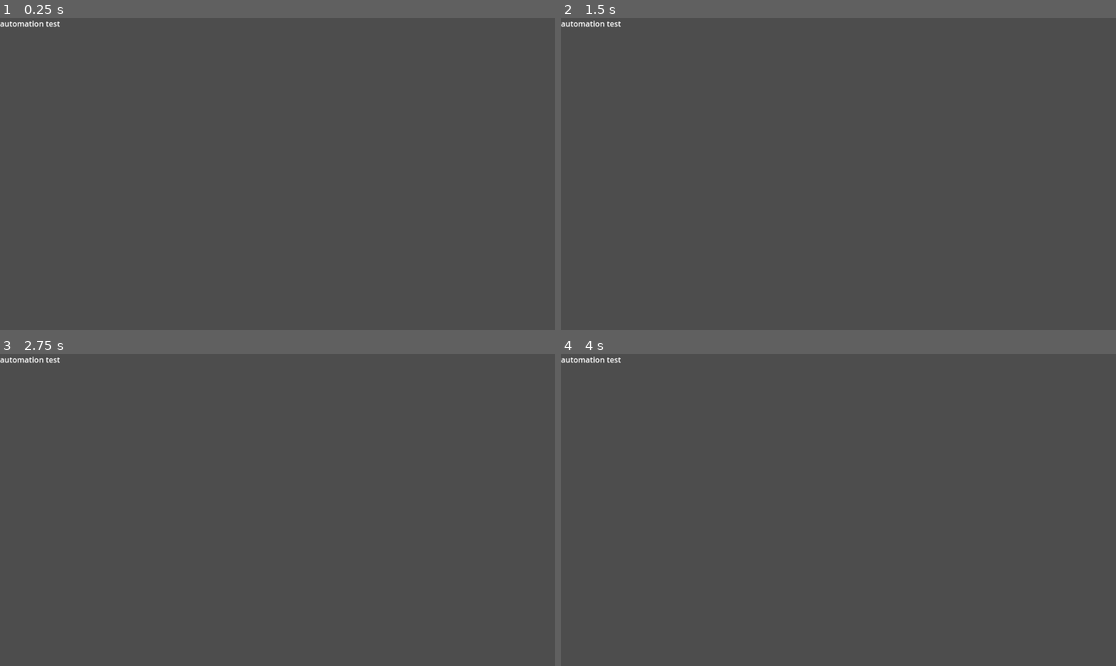
Above: before the commit, frames 1-4 (two rows, left to right).
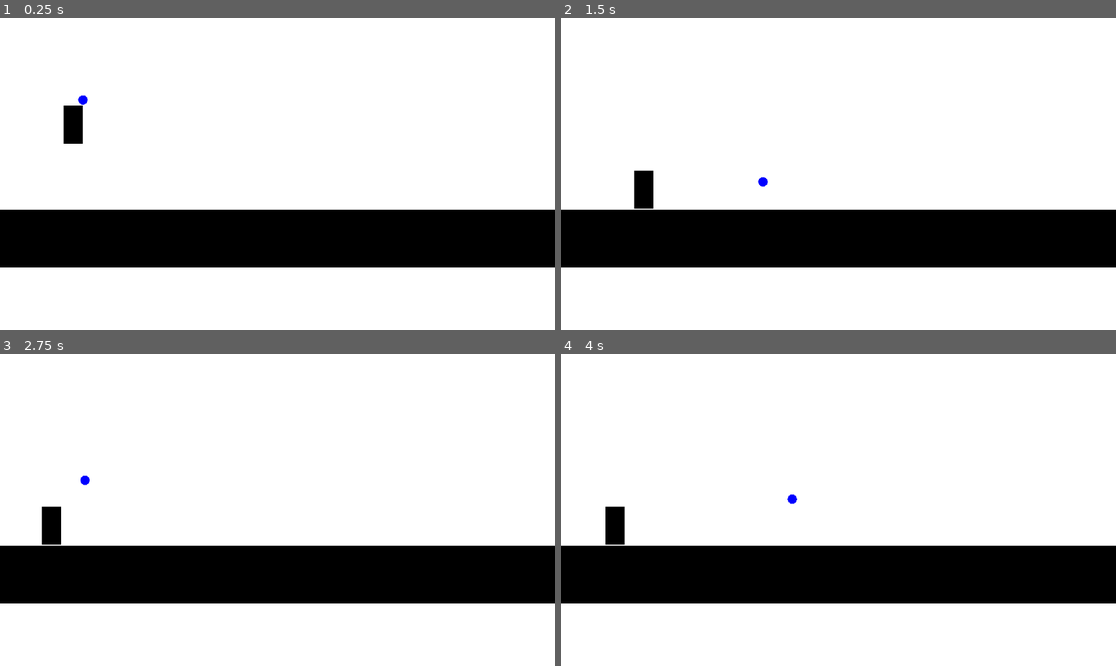
Above: after the commit, the same moments.

Repository: BaconEggsRL/ld56
Game: Godot game, scene res://game.tscn
Two runs of this game, one before a commit and one after it. Both use one fixed random seed, a clock stepped at 60 frames per second and the inputs below.
Inputs:
- Up to frame 1 (0.25 s): no input
- Up to frame 2 (1.5 s): tap Enter (ui_accept) at 0.5, 0.77, 0.8, 1.07, 1.35 s; hold Right (ui_right) from 0.53 s (still down); tap Ctrl (change_control, bound only after the commit) at 0.6 s
- Up to frame 3 (2.75 s): tap Enter (ui_accept) at 1.52, 1.82, 2.3 s; tap Ctrl (change_control, bound only after the commit) at 1.55, 2.1 s; release Right (ui_right) at 2.03 s; hold Left (ui_left) from 2.03 s (still down)
- Up to frame 4 (4 s): release Left (ui_left) at 2.78 s; hold Right (ui_right) from 2.78 s (still down); tap Ctrl (change_control, bound only after the commit) at 2.85 s; tap Enter (ui_accept) at 3.02, 3.32, 3.6, 3.77 s

The runs differ from the first frame. In frame 1, 100% of the frame differs, in the area x 0-100%, y 0-100%; in frame 2, 100%; in frame 3, 100%; in frame 4, 100%.

Commit message:
init

Diff:
--- /dev/null
+++ b/components/HealthComponent.tscn
@@ -0,0 +1,6 @@
+[gd_scene load_steps=2 format=3 uid="uid://d08wma5j0vavw"]
+
+[ext_resource type="Script" path="res://components/health_component.gd" id="1_kl3e1"]
+
+[node name="HealthComponent" type="Node"]
+script = ExtResource("1_kl3e1")
--- /dev/null
+++ b/components/health_component.gd
@@ -0,0 +1,12 @@
+class_name HealthComponent
+extends Node
+
+
+# Called when the node enters the scene tree for the first time.
+func _ready() -> void:
+	pass # Replace with function body.
+
+
+# Called every frame. 'delta' is the elapsed time since the previous frame.
+func _process(delta: float) -> void:
+	pass
--- /dev/null
+++ b/entities/friend.gd
@@ -0,0 +1,58 @@
+extends CharacterBody2D
+
+
+var SPEED = 300.0
+var JUMP_VELOCITY = -400.0
+var FOLLOW_SPEED = 4.0
+
+@export var player : CharacterBody2D
+@onready var following_player : bool = true
+
+var y_offset = 10
+
+
+
+func _on_changed_control(player_controlled):
+	self.following_player = player_controlled
+	if self.following_player:
+		self.collision_layer = 0
+	else:
+		self.collision_layer = 2
+		print(self.collision_layer)
+
+
+
+
+
+func _ready() -> void:
+	self.SPEED = player.SPEED
+	self.JUMP_VELOCITY = player.JUMP_VELOCITY
+	player.changed_control.connect(_on_changed_control)
+
+
+func _physics_process(delta: float) -> void:
+
+
+	if not following_player:
+		# Add the gravity.
+		if not is_on_floor():
+			velocity += get_gravity() * delta
+
+		# Handle jump.
+		if Input.is_action_just_pressed("ui_accept") and is_on_floor():
+			velocity.y = JUMP_VELOCITY
+
+		# Get the input direction and handle the movement/deceleration.
+		# As good practice, you should replace UI actions with custom gameplay actions.
+		var direction := Input.get_axis("ui_left", "ui_right")
+		if direction:
+			velocity.x = direction * SPEED
+		else:
+			velocity.x = move_toward(velocity.x, 0, SPEED)
+
+		move_and_slide()
+
+	else:
+		var player_pos = player.position
+		var follow_pos = player_pos + Vector2(0, -y_offset*10)
+		self.position = self.position.lerp(follow_pos, delta * FOLLOW_SPEED)
--- /dev/null
+++ b/entities/friend.tscn
@@ -0,0 +1,21 @@
+[gd_scene load_steps=4 format=3 uid="uid://cgf7ujs3uu2pv"]
+
+[ext_resource type="Script" path="res://entities/friend.gd" id="1_2fenn"]
+[ext_resource type="Script" path="res://tools/regular_polygon_2d.gd" id="1_sm4jb"]
+
+[sub_resource type="CircleShape2D" id="CircleShape2D_8oepp"]
+
+[node name="friend" type="CharacterBody2D"]
+collision_layer = 2
+collision_mask = 2
+script = ExtResource("1_2fenn")
+
+[node name="RegularPolygon2D" type="Polygon2D" parent="."]
+color = Color(0, 0, 1, 1)
+polygon = PackedVector2Array(10, 0, 8.09017, 5.87785, 3.09017, 9.51056, -3.09017, 9.51056, -8.09017, 5.87785, -10, 1.22461e-15, -8.09017, -5.87785, -3.09017, -9.51056, 3.09017, -9.51056, 8.09017, -5.87785)
+script = ExtResource("1_sm4jb")
+sides = 10
+radius = 10.0
+
+[node name="CollisionShape2D" type="CollisionShape2D" parent="."]
+shape = SubResource("CircleShape2D_8oepp")
--- /dev/null
+++ b/entities/player.gd
@@ -0,0 +1,39 @@
+extends CharacterBody2D
+
+
+const SPEED = 300.0
+const JUMP_VELOCITY = -400.0
+
+@onready var player_controlled = true
+signal changed_control
+
+
+func _physics_process(delta: float) -> void:
+
+	# Check if changing input
+	if Input.is_action_just_pressed("change_control") and is_on_floor():
+		player_controlled = not player_controlled
+		changed_control.emit(player_controlled)
+
+
+	# Add the gravity.
+	if not is_on_floor():
+		velocity += get_gravity() * delta
+
+	if player_controlled:
+		# Handle jump.
+		if Input.is_action_just_pressed("ui_accept") and is_on_floor():
+			velocity.y = JUMP_VELOCITY
+
+		# Get the input direction and handle the movement/deceleration.
+		# As good practice, you should replace UI actions with custom gameplay actions.
+		var direction := Input.get_axis("ui_left", "ui_right")
+		if direction:
+			velocity.x = direction * SPEED
+		else:
+			velocity.x = move_toward(velocity.x, 0, SPEED)
+
+	else:
+		velocity.x = move_toward(velocity.x, 0, SPEED)
+
+	move_and_slide()
--- /dev/null
+++ b/entities/player.tscn
@@ -0,0 +1,19 @@
+[gd_scene load_steps=3 format=3 uid="uid://cyfn0qt3k4q2i"]
+
+[ext_resource type="Script" path="res://entities/player.gd" id="1_2rdnr"]
+
+[sub_resource type="RectangleShape2D" id="RectangleShape2D_kfmy4"]
+size = Vector2(40, 79)
+
+[node name="player" type="CharacterBody2D"]
+script = ExtResource("1_2rdnr")
+
+[node name="ColorRect" type="ColorRect" parent="."]
+offset_left = -20.0
+offset_top = -79.0
+offset_right = 20.0
+color = Color(0, 0, 0, 1)
+
+[node name="CollisionShape2D" type="CollisionShape2D" parent="."]
+position = Vector2(0, -39.5)
+shape = SubResource("RectangleShape2D_kfmy4")
--- a/game.tscn
+++ b/game.tscn
@@ -1,8 +1,43 @@
-[gd_scene format=3 uid="uid://6b2hd2hrhx83"]
+[gd_scene load_steps=4 format=3 uid="uid://6b2hd2hrhx83"]
+
+[ext_resource type="PackedScene" uid="uid://cyfn0qt3k4q2i" path="res://entities/player.tscn" id="1_fln6j"]
+[ext_resource type="PackedScene" uid="uid://cgf7ujs3uu2pv" path="res://entities/friend.tscn" id="2_fmk3c"]
+
+[sub_resource type="RectangleShape2D" id="RectangleShape2D_2spsc"]
+size = Vector2(1210, 118)
 
 [node name="game" type="Node2D"]
 
-[node name="Label" type="Label" parent="."]
-offset_right = 471.0
-offset_bottom = 23.0
-text = "automation test"
+[node name="Control" type="Control" parent="."]
+layout_mode = 3
+anchors_preset = 0
+offset_right = 40.0
+offset_bottom = 40.0
+
+[node name="ColorRect" type="ColorRect" parent="Control"]
+custom_minimum_size = Vector2(1152, 648)
+layout_mode = 0
+offset_right = 40.0
+offset_bottom = 40.0
+
+[node name="StaticBody2D" type="StaticBody2D" parent="."]
+collision_layer = 3
+collision_mask = 3
+
+[node name="CollisionShape2D" type="CollisionShape2D" parent="StaticBody2D"]
+position = Vector2(580, 455)
+shape = SubResource("RectangleShape2D_2spsc")
+
+[node name="ColorRect" type="ColorRect" parent="StaticBody2D"]
+offset_left = -27.0
+offset_top = 398.0
+offset_right = 1189.0
+offset_bottom = 518.0
+color = Color(0, 0, 0, 1)
+
+[node name="friend" parent="." node_paths=PackedStringArray("player") instance=ExtResource("2_fmk3c")]
+position = Vector2(209, 220)
+player = NodePath("../player")
+
+[node name="player" parent="." instance=ExtResource("1_fln6j")]
+position = Vector2(152, 232)
--- a/project.godot
+++ b/project.godot
@@ -15,6 +15,46 @@
 config/features=PackedStringArray("4.3", "GL Compatibility")
 config/icon="res://icon.svg"
 
+[input]
+
+ui_left={
+"deadzone": 0.5,
+"events": [Object(InputEventKey,"resource_local_to_scene":false,"resource_name":"","device":0,"window_id":0,"alt_pressed":false,"shift_pressed":false,"ctrl_pressed":false,"meta_pressed":false,"pressed":false,"keycode":4194319,"physical_keycode":0,"key_label":0,"unicode":0,"location":0,"echo":false,"script":null)
+, Object(InputEventJoypadButton,"resource_local_to_scene":false,"resource_name":"","device":0,"button_index":13,"pressure":0.0,"pressed":false,"script":null)
+, Object(InputEventJoypadMotion,"resource_local_to_scene":false,"resource_name":"","device":0,"axis":0,"axis_value":-1.0,"script":null)
+, Object(InputEventKey,"resource_local_to_scene":false,"resource_name":"","device":-1,"window_id":0,"alt_pressed":false,"shift_pressed":false,"ctrl_pressed":false,"meta_pressed":false,"pressed":false,"keycode":0,"physical_keycode":65,"key_label":0,"unicode":97,"location":0,"echo":false,"script":null)
+]
+}
+ui_right={
+"deadzone": 0.5,
+"events": [Object(InputEventKey,"resource_local_to_scene":false,"resource_name":"","device":0,"window_id":0,"alt_pressed":false,"shift_pressed":false,"ctrl_pressed":false,"meta_pressed":false,"pressed":false,"keycode":4194321,"physical_keycode":0,"key_label":0,"unicode":0,"location":0,"echo":false,"script":null)
+, Object(InputEventJoypadButton,"resource_local_to_scene":false,"resource_name":"","device":0,"button_index":14,"pressure":0.0,"pressed":false,"script":null)
+, Object(InputEventJoypadMotion,"resource_local_to_scene":false,"resource_name":"","device":0,"axis":0,"axis_value":1.0,"script":null)
+, Object(InputEventKey,"resource_local_to_scene":false,"resource_name":"","device":-1,"window_id":0,"alt_pressed":false,"shift_pressed":false,"ctrl_pressed":false,"meta_pressed":false,"pressed":false,"keycode":0,"physical_keycode":68,"key_label":0,"unicode":100,"location":0,"echo":false,"script":null)
+]
+}
+ui_up={
+"deadzone": 0.5,
+"events": [Object(InputEventKey,"resource_local_to_scene":false,"resource_name":"","device":0,"window_id":0,"alt_pressed":false,"shift_pressed":false,"ctrl_pressed":false,"meta_pressed":false,"pressed":false,"keycode":4194320,"physical_keycode":0,"key_label":0,"unicode":0,"location":0,"echo":false,"script":null)
+, Object(InputEventJoypadButton,"resource_local_to_scene":false,"resource_name":"","device":0,"button_index":11,"pressure":0.0,"pressed":false,"script":null)
+, Object(InputEventJoypadMotion,"resource_local_to_scene":false,"resource_name":"","device":0,"axis":1,"axis_value":-1.0,"script":null)
+, Object(InputEventKey,"resource_local_to_scene":false,"resource_name":"","device":-1,"window_id":0,"alt_pressed":false,"shift_pressed":false,"ctrl_pressed":false,"meta_pressed":false,"pressed":false,"keycode":0,"physical_keycode":87,"key_label":0,"unicode":119,"location":0,"echo":false,"script":null)
+]
+}
+ui_down={
+"deadzone": 0.5,
+"events": [Object(InputEventKey,"resource_local_to_scene":false,"resource_name":"","device":0,"window_id":0,"alt_pressed":false,"shift_pressed":false,"ctrl_pressed":false,"meta_pressed":false,"pressed":false,"keycode":4194322,"physical_keycode":0,"key_label":0,"unicode":0,"location":0,"echo":false,"script":null)
+, Object(InputEventJoypadButton,"resource_local_to_scene":false,"resource_name":"","device":0,"button_index":12,"pressure":0.0,"pressed":false,"script":null)
+, Object(InputEventJoypadMotion,"resource_local_to_scene":false,"resource_name":"","device":0,"axis":1,"axis_value":1.0,"script":null)
+, Object(InputEventKey,"resource_local_to_scene":false,"resource_name":"","device":-1,"window_id":0,"alt_pressed":false,"shift_pressed":false,"ctrl_pressed":false,"meta_pressed":false,"pressed":false,"keycode":0,"physical_keycode":83,"key_label":0,"unicode":115,"location":0,"echo":false,"script":null)
+]
+}
+change_control={
+"deadzone": 0.5,
+"events": [Object(InputEventKey,"resource_local_to_scene":false,"resource_name":"","device":-1,"window_id":0,"alt_pressed":false,"shift_pressed":false,"ctrl_pressed":false,"meta_pressed":false,"pressed":false,"keycode":0,"physical_keycode":4194326,"key_label":0,"unicode":0,"location":0,"echo":false,"script":null)
+]
+}
+
 [rendering]
 
 renderer/rendering_method="gl_compatibility"
--- /dev/null
+++ b/tools/SuperCollisionPolygon2D.tscn
@@ -0,0 +1,10 @@
+[gd_scene load_steps=2 format=3 uid="uid://ct2m2y37aq6k8"]
+
+[ext_resource type="Script" path="res://tools/super_collision_polygon_2d.gd" id="1_dyvw0"]
+
+[node name="SuperCollisionPolygon2D" type="CollisionPolygon2D"]
+polygon = PackedVector2Array(100, 0, -50, 86.6025, -50, -86.6025)
+script = ExtResource("1_dyvw0")
+
+[node name="Polygon2D" type="Polygon2D" parent="."]
+polygon = PackedVector2Array(100, 0, -50, 86.6025, -50, -86.6025)
--- /dev/null
+++ b/tools/regular_polygon_2d.gd
@@ -0,0 +1,168 @@
+@tool
+class_name RegularPolygon2D
+extends Polygon2D
+
+# Number of sides for the polygon
+@export var sides: int = 3:
+	set(new_setting):
+		sides = max(3, new_setting)  # Ensure at least 3 sides
+		on_setting_update()
+	get:
+		return sides
+
+# Radius of the polygon
+@export var radius: float = 100.0:
+	set(new_setting):
+		radius = max(0.0, new_setting)  # Ensure positive radius
+		on_setting_update()
+	get:
+		return radius
+
+func polar_to_cartesian(r: float, theta: float) -> Vector2:
+	var x: float = r * cos(theta)
+	var y: float = r * sin(theta)
+	return Vector2(x, y)
+
+func createPoly(n: int) -> Array:
+	var points: Array = []
+	for i in range(n):
+
+		var theta: float = PI * 2 / n * i  # get the angle for the current iteration, in radians
+		var point: Vector2 = polar_to_cartesian(radius, theta)
+		points.append(point)
+	return points
+
+func on_setting_update() -> void:
+	self.polygon = createPoly(sides)
+
+# Called when the node enters the scene tree for the first time
+func _ready() -> void:
+	on_setting_update()
+
+
+##################################################
+#@tool
+#class_name ShapePolygon2D  extends Polygon2D
+#
+#
+#func _get_configuration_warning() -> String:
+	#if shape == null:
+		#return "Shape resource is null"
+	#if shape is ConvexPolygonShape2D and len(shape.points) <= 1:
+		#return "ConvexPolygonShape2D has too few points to draw"
+	#if shape is ConcavePolygonShape2D:
+		#if len(shape.segments) <= 1:
+			#return "ConcavePolygonShape2D has too few points to draw"
+		#if len(shape.segments) > 2:
+			#for i in range(2, len(shape.segments), 2):
+				#if shape.segments[i].distance_squared_to(shape.segments[i-1]) > 0.01:
+					#return "ConcavePolygonShape2D segments are disconnected. It will not be displayed properly."
+	#return ""
+#
+#
+#
+#@export var shape : Shape2D = RectangleShape2D.new() :
+	#set (value):
+		#shape = set_shape(shape)
+	#get:
+		#return shape
+	#
+	#
+#func set_shape( value :Shape2D ):
+	#if shape == value:
+		#queue_redraw()
+		#return
+	#if shape != null:
+		#shape.changed.disconnect(__on_shape_changed)
+	#shape = value
+	#if shape != null:
+		#shape.changed.connect(__on_shape_changed)
+	#__on_shape_changed()
+#
+#func __on_shape_changed():
+	#update_configuration_warnings()
+	#polygon = PackedVector2Array()
+	#if shape == null:  return
+	#elif shape is CapsuleShape2D:  polygon = capsule(shape.radius, shape.height)
+	#elif shape is ConvexPolygonShape2D:  polygon = shape.points
+	#elif shape is SeparationRayShape2D:  polygon = arrow(shape.length)
+	#elif shape is CircleShape2D:  polygon = circle(shape.radius)
+	#elif shape is RectangleShape2D:  polygon = rectangle(shape.extents)
+	#elif shape is ConcavePolygonShape2D:  polygon = concave_to_polygons(shape.segments)
+	#elif shape is SegmentShape2D:  polygon = segment(shape.a, shape.b)
+	#elif shape is WorldBoundaryShape2D:  polygon = line_to_polygon(shape.normal, shape.d)
+	#else:  push_error("Unknown shape")
+#
+#
+##### Helper functions ####
+#
+#static func circle( radius :float = 1.0, center :Vector2 = Vector2.ZERO ) -> PackedVector2Array:
+	#var segments :int = int(4*floor(radius/32.0)+16)
+	#var points = [];  points.resize(segments+1)
+	#var segment_size = TAU / segments
+	#for i in range(segments):
+		#points[i] = Vector2( cos(i * segment_size) * radius + center.x, sin(i * segment_size) * radius + center.y )
+	#points[segments] = points[0]
+	#return PackedVector2Array(points)
+#
+#
+#static func rectangle( extents :Vector2 ) -> PackedVector2Array:
+	#return PackedVector2Array([
+		#Vector2(-extents.x,-extents.y), Vector2(extents.x,-extents.y),
+		#Vector2(extents.x,extents.y), Vector2(-extents.x,extents.y),
+	#])
+#
+#
+#static func capsule( radius :float, height :float ) -> PackedVector2Array:
+	#radius = clamp(radius, 0.5, INF)
+	#height = clamp(height, 0.0, INF)
+	#var hheight = clamp( height / 2.0, 0, INF )
+	#var cap_circle :PackedVector2Array = circle( radius )
+	#
+	#var points := [];  points.resize(len(cap_circle) + 2)
+	#
+	#var arch_count = int((len(cap_circle) / 2.0) + 1)
+	#for i in range( arch_count ):
+		#points[i] = cap_circle[i] + Vector2(0,hheight)
+	#
+	#for i in range( arch_count - 1, len(cap_circle) ):
+		#points[i + 1] = cap_circle[i] + Vector2(0,-hheight)
+	#points[-1] = points[0]
+	#return PackedVector2Array(points)
+#
+#
+#static func arrow( length :float ):
+	#length = 1.0  if is_zero_approx(length) else  clamp(abs(length),1.0,INF) *sign(length)
+	#var tip := Vector2.DOWN * length
+	#var head_dw = clamp(length * 0.1, 1, 4)
+	#var head_dh = clamp(length * 0.2, 2, 8)
+	#return PackedVector2Array([
+		#tip + Vector2(-0.51, -head_dh), Vector2(-0.51,0.0), Vector2(0.51,0.0), tip + Vector2(0.51, -head_dh), # stem
+		#tip + Vector2(head_dw, -head_dh), tip, tip + Vector2(-head_dw, -head_dh), # head
+	#])
+#
+## NOTE: This ignores holes and disconnected areas and just renders the first string of connected segments one polygon
+#static func concave_to_polygons( p_segments :PackedVector2Array ) -> PackedVector2Array:
+	#if not len(p_segments):  return PackedVector2Array()
+	#var result := PackedVector2Array([p_segments[0]])
+	#for i in range(1, len(p_segments)):
+		#if (i%2):  #segment tail
+			#result.push_back(p_segments[i])
+		#else:  #segment head
+			#if p_segments[i].distance_squared_to(p_segments[i-1]) > 0.01:
+				#result.push_back(p_segments[i])  # disjoint segment started
+	#return result
+#
+#static func segment( a :Vector2, b :Vector2 ):
+	#var hthick := (a-b).orthogonal().normalized() * 0.51
+	#return PackedVector2Array([
+		#a + hthick, b + hthick, b - hthick, a - hthick
+	#])
+#
+#static func line_to_polygon( normal :Vector2, d :float ) -> PackedVector2Array:
+	#normal = normal.normalized()
+	#var tangent := normal.orthogonal() * 2048.0
+	#return PackedVector2Array([
+		#tangent + (normal*d), -tangent + (normal*d),
+		#-tangent + (normal*(d-1.01)), tangent + (normal*(d-1.01)),
+	#])
--- /dev/null
+++ b/tools/regular_polygon_2d.tscn
@@ -0,0 +1,8 @@
+[gd_scene load_steps=2 format=3 uid="uid://dnvvtytpuha4i"]
+
+[ext_resource type="Script" path="res://tools/regular_polygon_2d.gd" id="1_atqfm"]
+
+[node name="RegularPolygon2D" type="Polygon2D"]
+polygon = PackedVector2Array(100, 0, 50, 86.6025, -50, 86.6025, -100, 1.22461e-14, -50, -86.6025, 50, -86.6025)
+script = ExtResource("1_atqfm")
+sides = 6
--- /dev/null
+++ b/tools/super_collision_polygon_2d.gd
@@ -0,0 +1,81 @@
+@tool
+class_name SuperCollisionPolygon2D
+extends CollisionPolygon2D
+
+signal poly_changed
+var last_poly : PackedVector2Array
+
+
+# Number of sides for the polygon
+@export var sides: int = 3:
+	set(new_setting):
+		sides = max(3, new_setting)  # Ensure at least 3 sides
+		on_setting_update(false)
+	get:
+		return sides
+
+# Radius of the polygon
+@export var radius: float = 100.0:
+	set(new_setting):
+		radius = max(0.0, new_setting)  # Ensure positive radius
+		on_setting_update(false)
+	get:
+		return radius
+
+
+
+
+func polar_to_cartesian(r: float, theta: float) -> Vector2:
+	var x: float = r * cos(theta)
+	var y: float = r * sin(theta)
+	return Vector2(x, y)
+
+func createPoly(n: int) -> PackedVector2Array:
+	var points: Array = []
+	for i in range(n):
+
+		var theta: float = PI * 2 / n * i  # get the angle for the current iteration, in radians
+		var point: Vector2 = polar_to_cartesian(radius, theta)
+		points.append(point)
+	return points
+
+func on_setting_update(from_editor) -> void:
+	if not from_editor:
+		self.polygon = createPoly(sides)
+	last_poly = self.polygon
+
+	# add child polygon
+	var child_node = get_poly_child()
+	child_node.polygon = self.polygon
+	# The line below is required to make the node visible in the Scene tree dock
+	# and persist changes made by the tool script to the saved scene file.
+	if get_tree():
+		child_node.owner = get_tree().edited_scene_root
+		child_node.name = "Polygon2D"
+
+
+# add child if not exist, otherwise return child
+func get_poly_child() -> Polygon2D:
+	for child in self.get_children():
+		if child is Polygon2D:
+			return child
+	var child_node = Polygon2D.new()
+	self.add_child((child_node))
+	return child_node
+
+
+# Called when the node enters the scene tree for the first time
+func _ready() -> void:
+	if Engine.is_editor_hint():
+		poly_changed.connect(_on_poly_changed)
+	on_setting_update(false)
+
+
+func _process(_delta):
+	if Engine.is_editor_hint():
+		if self.polygon != last_poly:
+			poly_changed.emit()
+
+
+func _on_poly_changed():
+	on_setting_update(true)
--- /dev/null
+++ b/tools/super_line_2d.gd
@@ -0,0 +1,62 @@
+@tool
+class_name SuperLine2D
+extends Line2D
+
+
+# Origin of the line
+@export var x_start: int = 0:
+	set(new_setting):
+		x_start = new_setting
+		on_setting_update()
+	get:
+		return x_start
+
+@export var y_start: int = 0:
+	set(new_setting):
+		y_start = new_setting
+		on_setting_update()
+	get:
+		return y_start
+
+
+# Length of the line
+@export var length: int = 50:
+	set(new_setting):
+		if new_setting >= 0:
+			length = clamp(new_setting, 2, 500) # between 2 and 500
+		else:
+			length = clamp(new_setting, -500, -2) # between 2 and 500
+
+		on_setting_update()
+	get:
+		return length
+
+
+# Slope of the line
+@export var slope: float = 1.0:
+	set(new_setting):
+		slope = new_setting
+		on_setting_update()
+	get:
+		return slope
+
+
+func drawLine() -> PackedVector2Array:
+	var points_copy : PackedVector2Array = self.points
+	points_copy.clear()
+
+	var origin = Vector2(x_start, y_start)
+	points_copy.append(origin)
+
+	var delta = Vector2(1, -1 * slope)  # slope is reverse in godot
+	points_copy.append((delta * length) + origin)
+
+	return points_copy
+
+func on_setting_update() -> void:
+	self.points = drawLine()
+
+
+# Called when the node enters the scene tree for the first time
+func _ready() -> void:
+	on_setting_update()
--- /dev/null
+++ b/tools/super_line_2d.tscn
@@ -0,0 +1,8 @@
+[gd_scene load_steps=2 format=3 uid="uid://c45xedln1cmjl"]
+
+[ext_resource type="Script" path="res://tools/super_line_2d.gd" id="1_ese3w"]
+
+[node name="SuperLine2D" type="Line2D"]
+points = PackedVector2Array(0, 0, 50, -50)
+width = 1.0
+script = ExtResource("1_ese3w")
Not shown, changed: exports/html/index.apple-touch-icon.png.import
Not shown, changed: exports/html/index.icon.png.import
Not shown, changed: exports/html/index.png.import
Not shown, added: goals.txt
Not shown, changed: project_setup.txt
